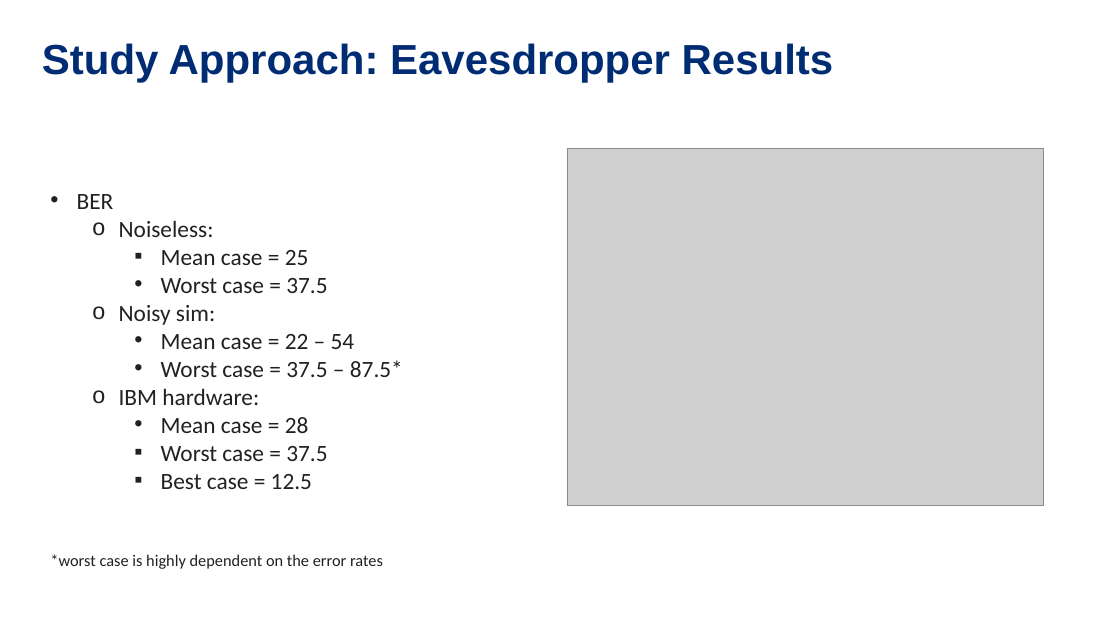
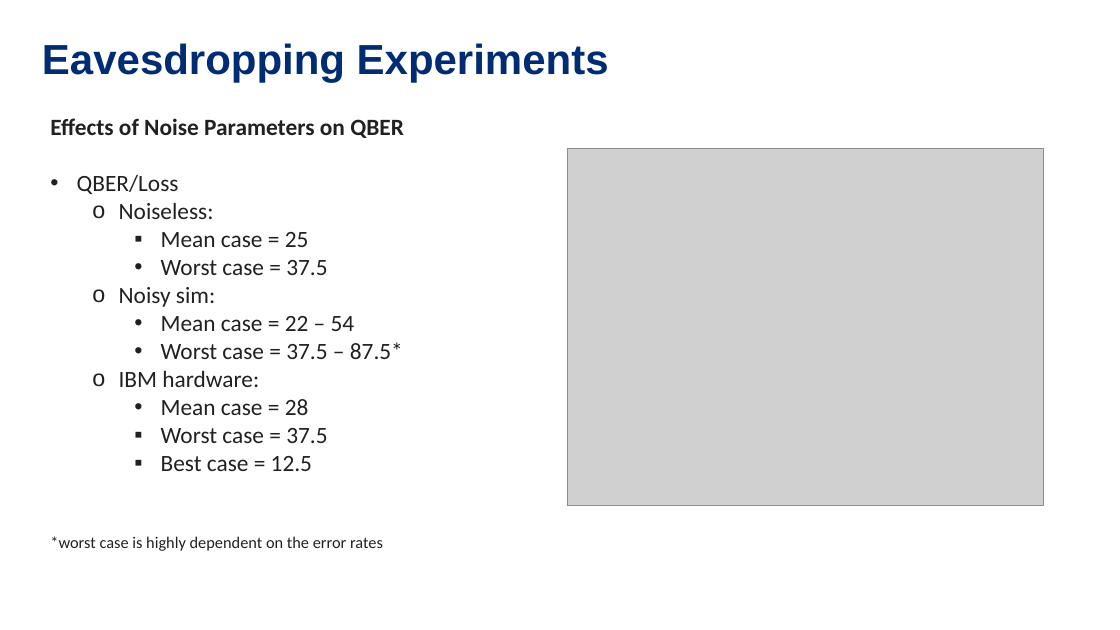
Before and after one commit to stm5340/EN.615.781.81.SP26_Final_Project, a slide deck: slide 8 of 615_781_Kuta_Nguyen_McLain.pptx. Drawn at 1120x630 pixels with LibreOffice and Linux fonts; fonts in the diff are those of the drawing; grey boxes stand for pictures. Boxes give left, top, right and bottom in pixels: in the first picture for what was removed or moved away, otherwise in the second. Text is boxed around its words. In the diff, an @@ line names an element or a change of style, - is before the commit and + after.

```diff
--- a/615_781_Kuta_Nguyen_McLain.pptx
+++ b/615_781_Kuta_Nguyen_McLain.pptx
@@ text at (42, 43, 609, 83): text changed @@
-Study Approach: Eavesdropper Results
+Eavesdropping Experiments
@@ text "Effects of Noise Parameters on ...": place and size @@
-text "Effects of Noise Parameters on ..." at (50, 194, 403, 569)
+text "Effects of Noise Parameters on ..." at (50, 118, 404, 551)
@@ text at (50, 118, 404, 194): text changed; bold on @@
-• BER
+Effects of Noise Parameters on QBER
+• QBER/Loss
```
Also in this commit, not shown: 7 other slides changed, 1 slide added, 1 slide removed.
